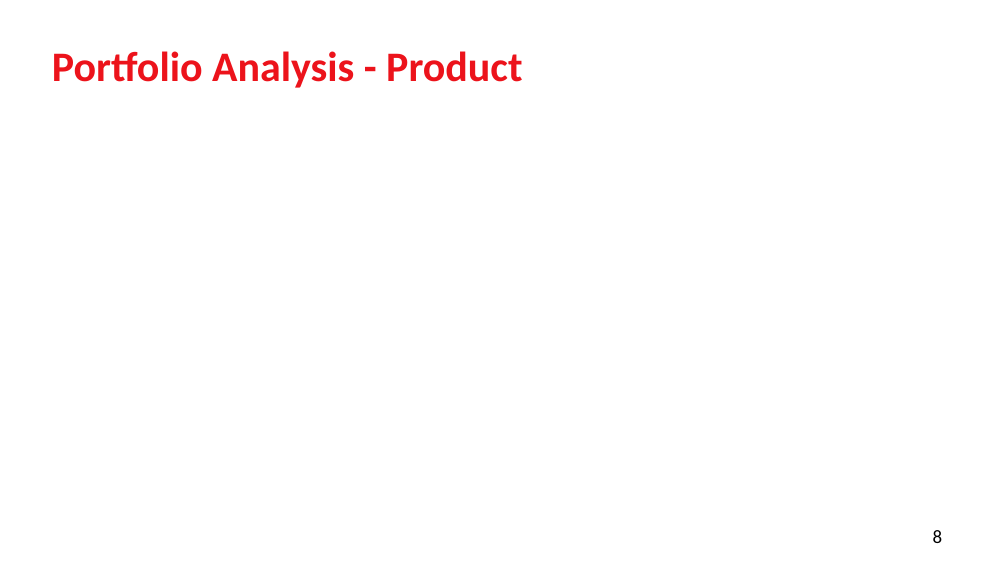
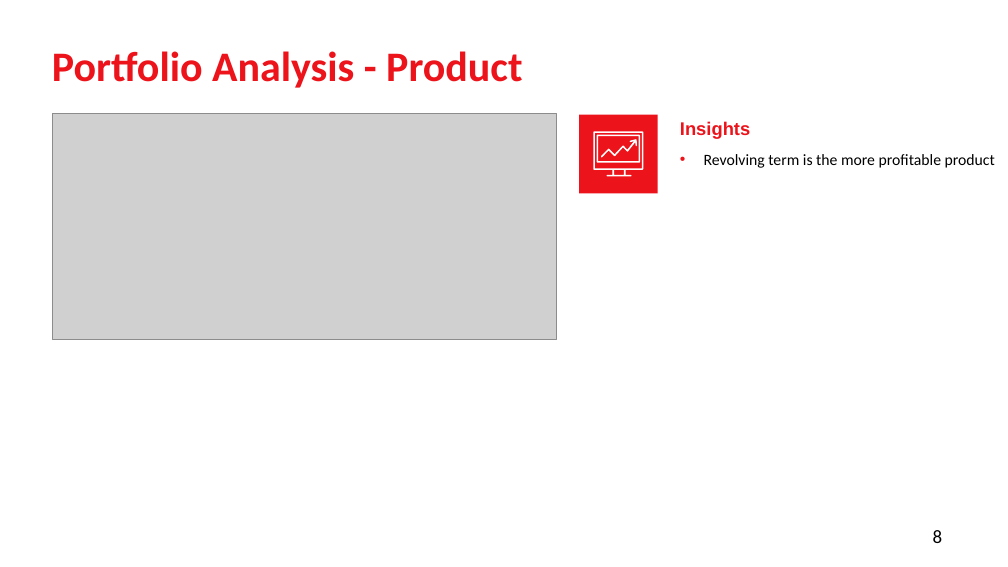
Before and after one commit to edimaudo/interview-questions, a slide deck: slide 8 of Scotiabank/Scotiabank_analysis.pptx. Drawn at 1008x567 pixels with LibreOffice and Linux fonts; fonts in the diff are those of the drawing; grey boxes stand for pictures. Boxes give left, top, right and bottom in pixels: in the first picture for what was removed or moved away, otherwise in the second. Text is boxed around its words. In the diff, an @@ line names an element or a change of style, - is before the commit and + after.

```diff
--- a/Scotiabank/Scotiabank_analysis.pptx
+++ b/Scotiabank/Scotiabank_analysis.pptx
@@ picture added at (52,113,557,340) @@
@@ rectangle added at (579,115,658,194), fill #EC131B @@
@@ freeform shape added at (594,132,644,177), fill #FFFFFF @@
@@ text added at (680,121,750,139), 17.5 pt, text #EC131B, bold @@
+Insights
@@ text added at (704,154,995,168), 15 pt, text #000000 @@
+• Revolving term is the more profitable product
```
Also in this commit, not shown: 3 other slides changed, 1 slide removed.
